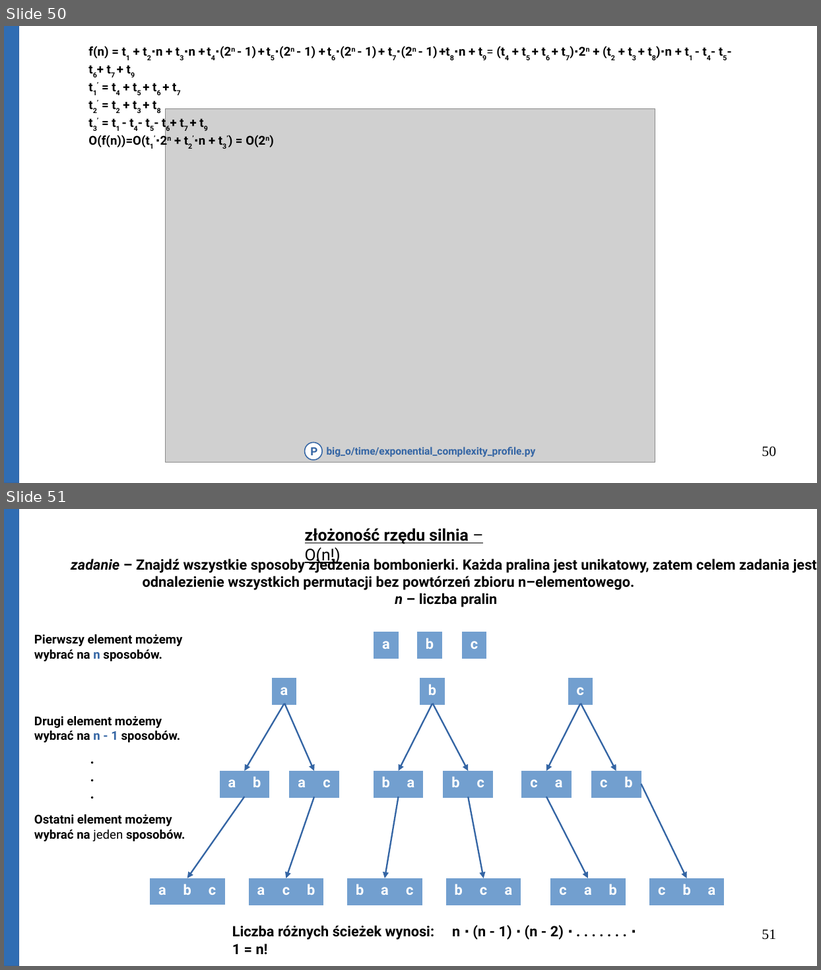
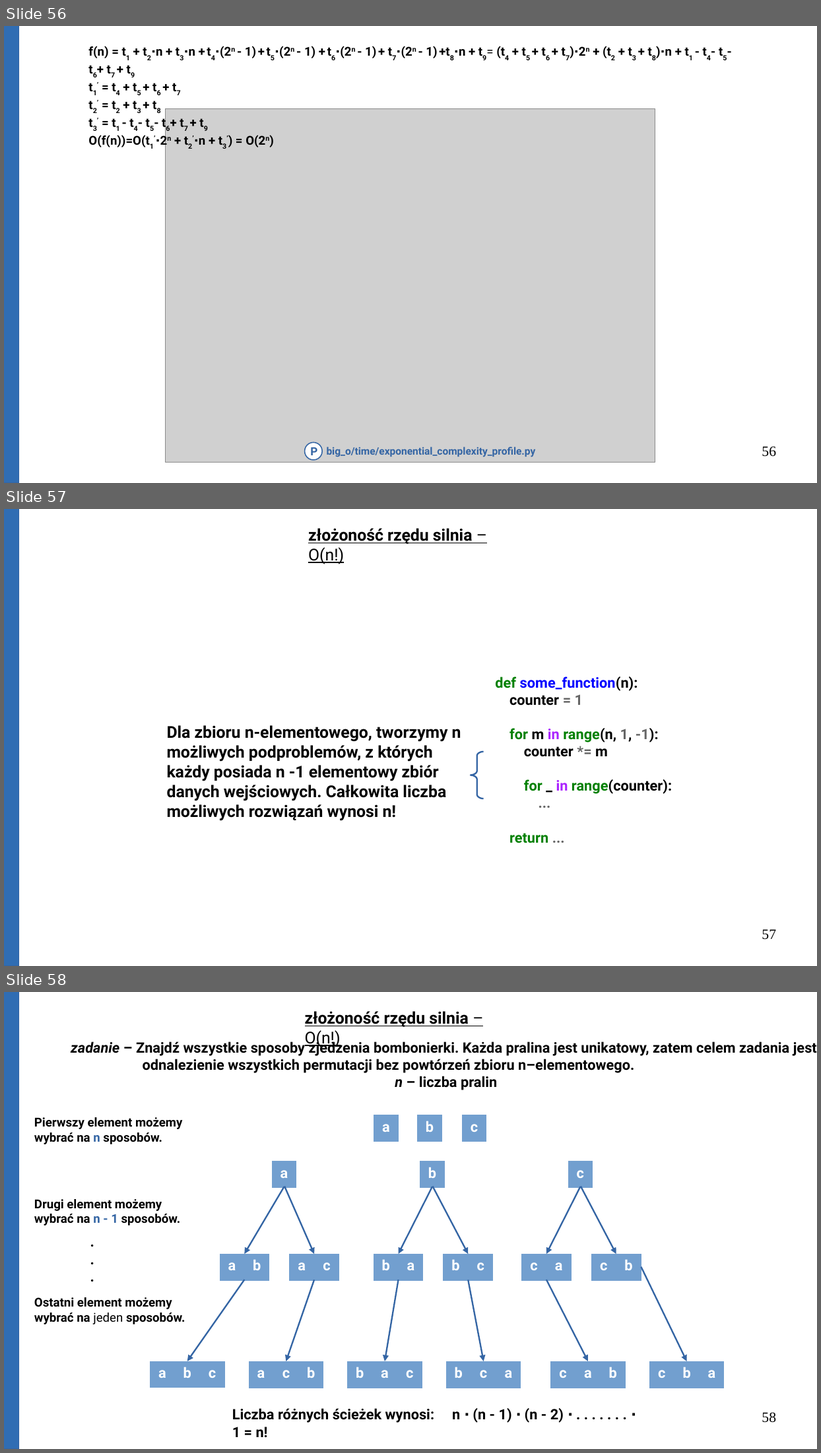
Before and after one commit to Michael-Wisniewski/algorithmic-workshop, a slide deck: gotowa.odp. Shown one above the other, each under a label of ours: slides 50 and 51 before the commit, slides 56, 57 and 58 after it. The pictures are 821x970 and 821x1453 pixels, drawn with LibreOffice and Linux fonts; fonts in the diff are those of the drawing; grey boxes stand for pictures. Boxes give left, top, right and bottom in pixels: in the first picture for what was removed or moved away, otherwise in the second. Text is boxed around its words. In the diff, an @@ line names an element or a change of style, - is before the commit and + after.

```diff
--- a/gotowa.odp
+++ b/gotowa.odp
@@ slide 57 added at <box>4,509,817,966</box>, background #FFFFFF @@
@@ rectangle added at <box>4,509,19,966</box>, fill #306DB3, outline #3465A4 0 pt @@
@@ text added at <box>308,528,473,564</box>, 16 pt, text #000000, bold, underline @@
+złożoność rzędu silnia – O(n!)
@@ text added at <box>495,677,672,844</box>, 14 pt, text #000000, bold @@
+def some_function(n):
+counter = 1
+for m in range(n, 1, -1):
+counter *= m
+for _ in range(counter):
+...
+return ...
@@ text added at <box>167,725,461,821</box>, 16 pt, text #000000, bold @@
+Dla zbioru n-elementowego, tworzymy n możliwych podproblemów, z których każdy posiada n -1 elementowy zbiór danych wejściowych. Całkowita liczba możliwych rozwiązań wynosi n!
@@ freeform shape added at <box>471,752,484,799</box>, outline #3465A4 1.5 pt @@
@@ page number added at <box>762,929,776,940</box>, 14 pt, text #000000 @@
+57
@@ what was slide 50 is now slide 56 @@
@@ page number at <box>762,446,776,457</box>: text changed @@
-50
+56
@@ what was slide 51 is now slide 58 @@
@@ page number at <box>762,1412,776,1423</box>: text changed @@
-51
+58
```
Also in this commit, not shown: 7 slides changed, 10 other slides added, 1 slide removed, 3 other files.
